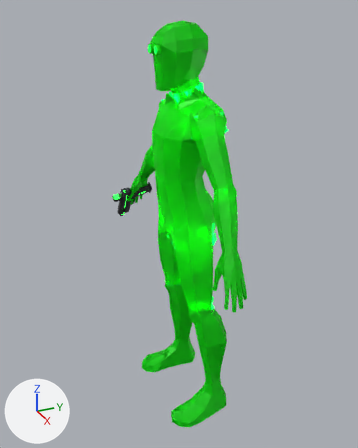
The glTF model data/droid_explorer.glb, before and after one commit.
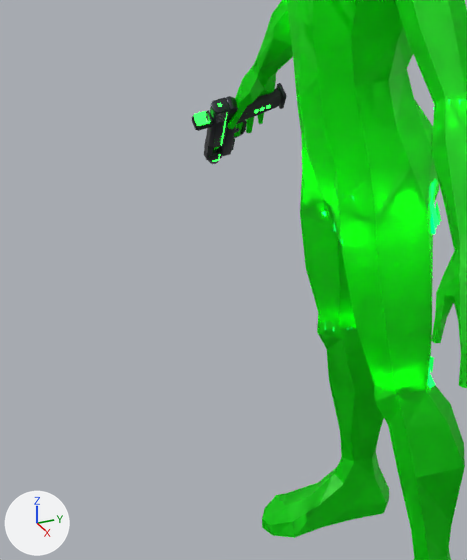
Each version appears first whole from a 50 mm lens placed at (2.056, -0.953, 2.089), pointed at (-0.044, -0.007, 1.039), and next in a close-up on the part from 9% to 64% of the width and 33% to 85% of the height. Arrows for +X, +Y and +Z are at lower left; the lights stay in place. The last two pictures show the newer version. Where no turn or scale is listed for an object, it has been applied to the vertices. Vertices at exactly the same position are counted once.

In view in the first close-up: 'droid_break_thigh.L_end', 'gun', 'gun_guard', 'mesh_node' and 6 more.
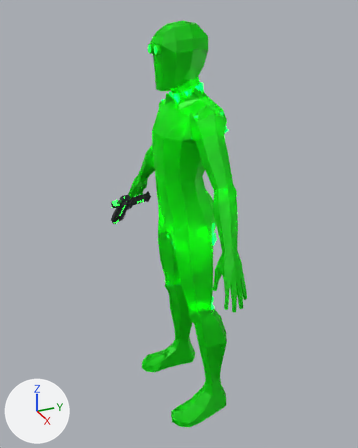
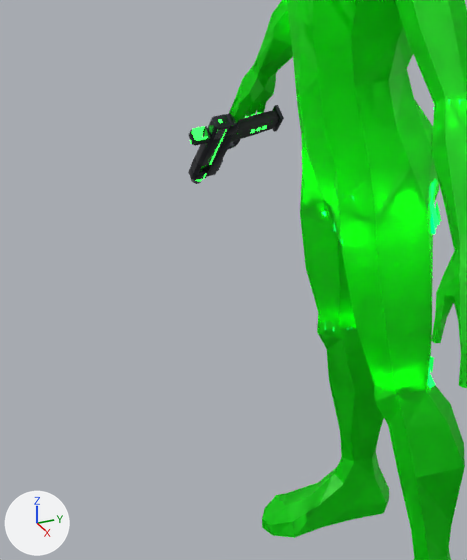
Commit message: The droids' hand wraps the pistol's grip

ob_pistol is not drawn itself; it is the parent of ob_gun_hud, ob_pistol_muzzle, ob_projectile_source, ob_projectile_source_001.

Where the newer file only moved an object's origin or applied its transform, the numbers keep the older frame.

The edits, one by one:
me_gun is used by ob_gun; location (-0.62, -0.044, 0.956).
me_gun had 1378 vertices, 2664 faces and spanned x -0.083..0.12, y -0.157..0.079, z -0.108..0.143.
me_gun now has 1378 vertices, 2664 faces and spans x -0.063..0.138, y -0.173..0.065, z -0.146..0.095.
me_gun part 1: the whole mesh is multiplied about its middle by the matrix ((0.994, -0.107, -0.023), (0.109, 0.985, 0.134), (0.008, -0.136, 0.991)), then moved by (0.014, -0.03, -0.042).
me_gun_guard is used by ob_gun_guard; location (-0.62, -0.044, 0.956).
me_gun_guard had 44 vertices, 80 faces and spanned x -0.0151..0.0447, y -0.0455..-0.0026, z -0.022..0.0503.
me_gun_guard now has 44 vertices, 80 faces and spans x 0.0236..0.0842, y -0.0732..-0.0305, z -0.0317..0.0383.
me_gun_guard part 2: the whole mesh is multiplied about its middle by the matrix ((0.994, -0.107, -0.023), (0.109, 0.985, 0.134), (0.008, -0.136, 0.991)), then moved by (0.038, -0.028, -0.0116).
Object 'pistol' (ob_pistol) moves from (-0.62, -0.0441, 0.956) to (-0.61, -0.0795, 0.909).
Object 'pistol' (ob_pistol) turns from (78, 130, -8.1) to (91, 129, 7.7) degrees about x, y and z.

Where the change shows, as pixel boxes (x1, y1, x2, y2) in the close-ups (467 x 560 px):
'gun', reshaped: before (192, 83, 287, 164); after (188, 105, 284, 184)
'gun_hud', moved, turned: before (194, 111, 210, 126); after (190, 126, 208, 144)
'gun_guard', reshaped: before (234, 120, 247, 138); after (227, 139, 240, 150)
